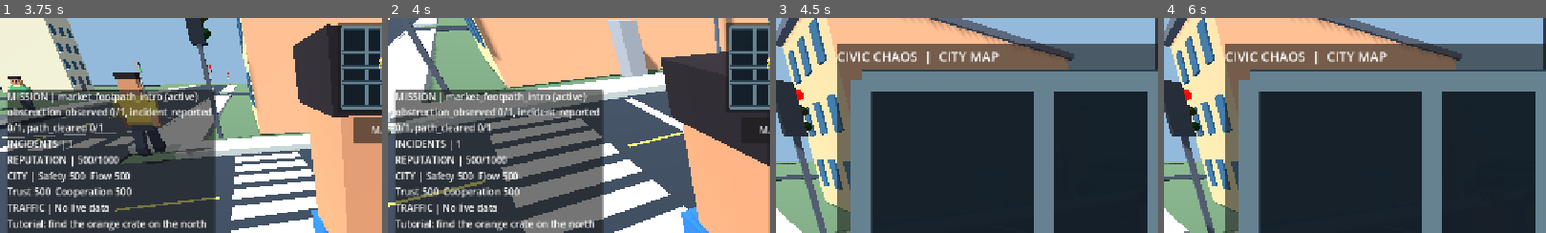
Above: before the commit, frames 1-4 (left to right).
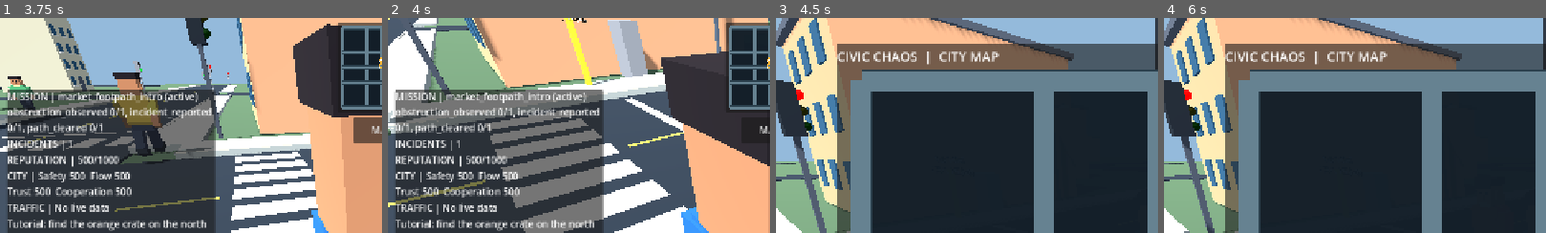
Above: after the commit, the same moments.

Repository: gauravprajapat-23/civic-chaos
Game: Godot game, scene res://scenes/core/menu.tscn
The game is run twice, just before and just after one commit, with the same random seed, the same clock (stepped at 60 frames per second) and the same inputs.
Inputs (mouse positions are % of the whole screen's width and height, from its top left):
- Up to frame 1 (3.75 s): click "START STORY" at 0.5 s; click "MAP" at 1.25 s; click "CALLS" at 2 s; tap Enter at 2.75 s; move the mouse to (72, 45) at 2.77 s; hold D (move_right) 2.78-3.5 s; hold E (interact) 2.78-3.5 s; click (72, 45) at 2.92 s; tap Space (jump) at 3.02 s; tap F10 (restart_game) at 3.5 s; drag from (30, 55) to (45, 70) at 3.52 s
- Up to frame 2 (4 s): no input
- Up to frame 3 (4.5 s): tap E (interact) at 4.25 s; move the mouse to (52, 48) at 4.27 s; hold W (move_forward) from 4.28 s (still down); tap M at 4.35 s
- Up to frame 4 (6 s): release W (move_forward) at 5 s; drag from (45, 70) to (20, 35) at 5.02 s; move the mouse to (80, 65) at 5.77 s; hold A (move_left) from 5.78 s (still down); hold Shift (sprint) from 5.78 s (still down)
The pictures show only the part of the screen within x 0-50%, y 0-50%; the shares and areas given below are measured in that part.

Frame 1 is identical in both runs. In frame 2, 0.7% of the frame differs, in the area x 45-60%, y 0-32%; in frame 3, less than 0.1%; in frame 4, less than 0.1%.

Commit message:
fix(civic): place traffic marshal interaction on accessible sidewalk rather than building footprint [skip ci]

Diff:
--- a/scripts/core/main.gd
+++ b/scripts/core/main.gd
@@ -179,7 +179,7 @@
 func _create_traffic_marshal_station() -> void:
     _marshal_post = TrafficMarshalPost.new() as CivicWrongWayReportMarker
     _marshal_post.name = "CivicTrafficMarshalPost"
-    _marshal_post.position = Vector3(-10.0, 0.21, -10.0)
+    _marshal_post.position = Vector3(-5.5, 0.21, -10.0)
     add_child(_marshal_post)
     _marshal_post.activated.connect(_on_traffic_marshal_activated)
     var sign: Label3D = _marshal_post.get_node_or_null("WrongWaySign") as Label3D
